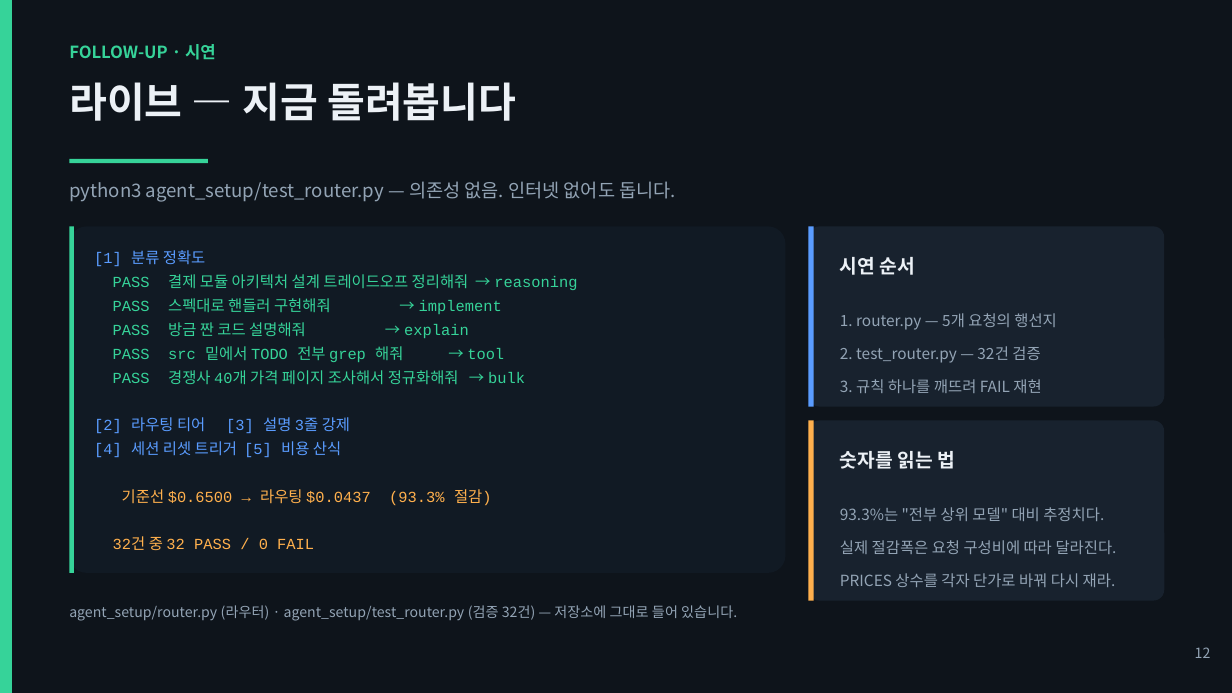
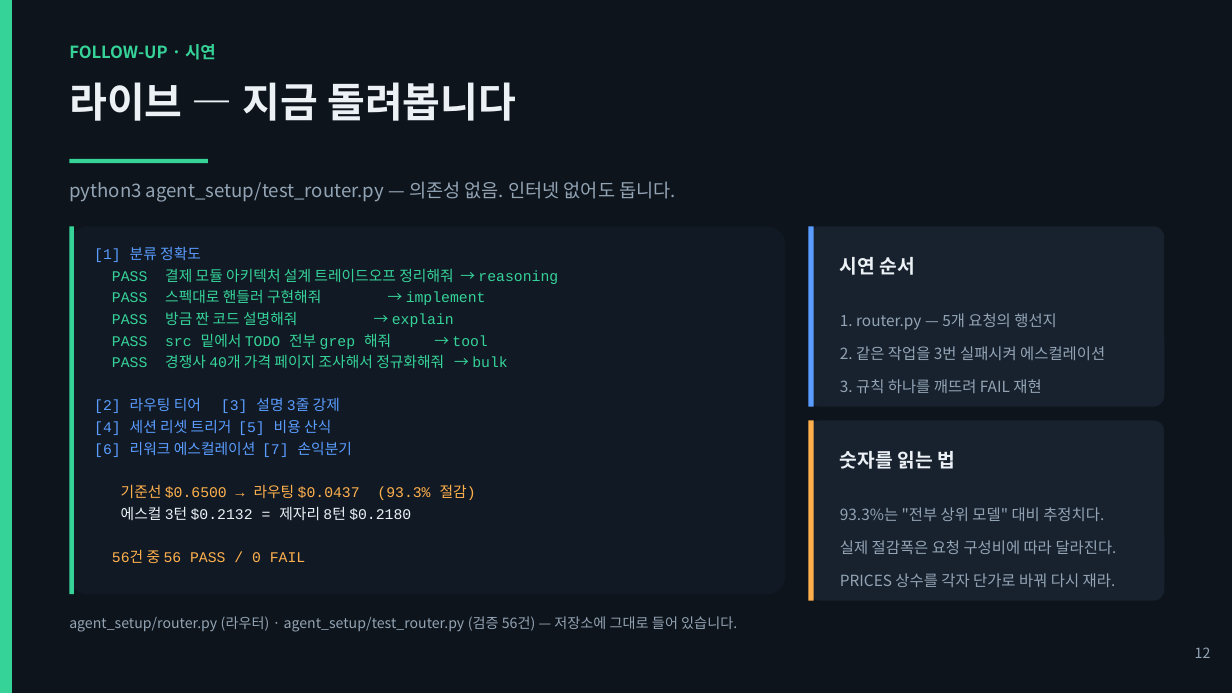
Before and after one commit to giyeop-cody/token-cost-lab, a slide deck: slide 12 of presentation/토큰_절약_발표_후속_에이전트셋팅.pptx. Drawn at 1232x693 pixels with LibreOffice and Linux fonts; fonts in the diff are those of the drawing. Boxes give left, top, right and bottom in pixels: in the first picture for what was removed or moved away, otherwise in the second. Text is boxed around its words. In the diff, an @@ line names an element or a change of style, - is before the commit and + after.

```diff
--- a/presentation/토큰_절약_발표_후속_에이전트셋팅.pptx
+++ b/presentation/토큰_절약_발표_후속_에이전트셋팅.pptx
@@ rounded rectangle resized from (x1=69, y1=226, x2=786, y2=573) to (x1=69, y1=226, x2=786, y2=594) @@
@@ rectangle resized from (x1=69, y1=226, x2=74, y2=573) to (x1=69, y1=226, x2=74, y2=594) @@
@@ text at (x1=94, y1=246, x2=558, y2=500): size 12 to 11.5 pt in "[1] 분류 정확도", "PASS 결제 모듈 아키텍처 설계 트레이드오프 정리해줘 ...", "PASS 스펙대로 핸들러 구현해줘 → implement", "PASS 방금 짠 코드 설명해줘 → explain" and 5 more places; less space between paragraphs @@
@@ text at (x1=840, y1=346, x2=1105, y2=360): text changed @@
-2. test_router.py — 32건 검증
+2. 같은 작업을 3번 실패시켜 에스컬레이션
@@ text at (x1=94, y1=441, x2=352, y2=457): paragraph added @@
+[6] 리워크 에스컬레이션 [7] 손익분기
@@ text at (x1=112, y1=506, x2=411, y2=563): text changed; size 12 to 11.5 pt; text colour #FFB04D to #ECF1F6 @@
-32건 중 32 PASS / 0 FAIL
+에스컬 3턴 $0.2132 = 제자리 8턴 $0.2180
+56건 중 56 PASS / 0 FAIL
@@ text at (x1=69, y1=616, x2=737, y2=632): text changed @@
-agent_setup/router.py (라우터) · agent_setup/test_router.py (검증 32건) — 저장소에 그대로 들어 있습니다.
+agent_setup/router.py (라우터) · agent_setup/test_router.py (검증 56건) — 저장소에 그대로 들어 있습니다.
```
Also in this commit, not shown: 5 other slides changed, 7 other files.
